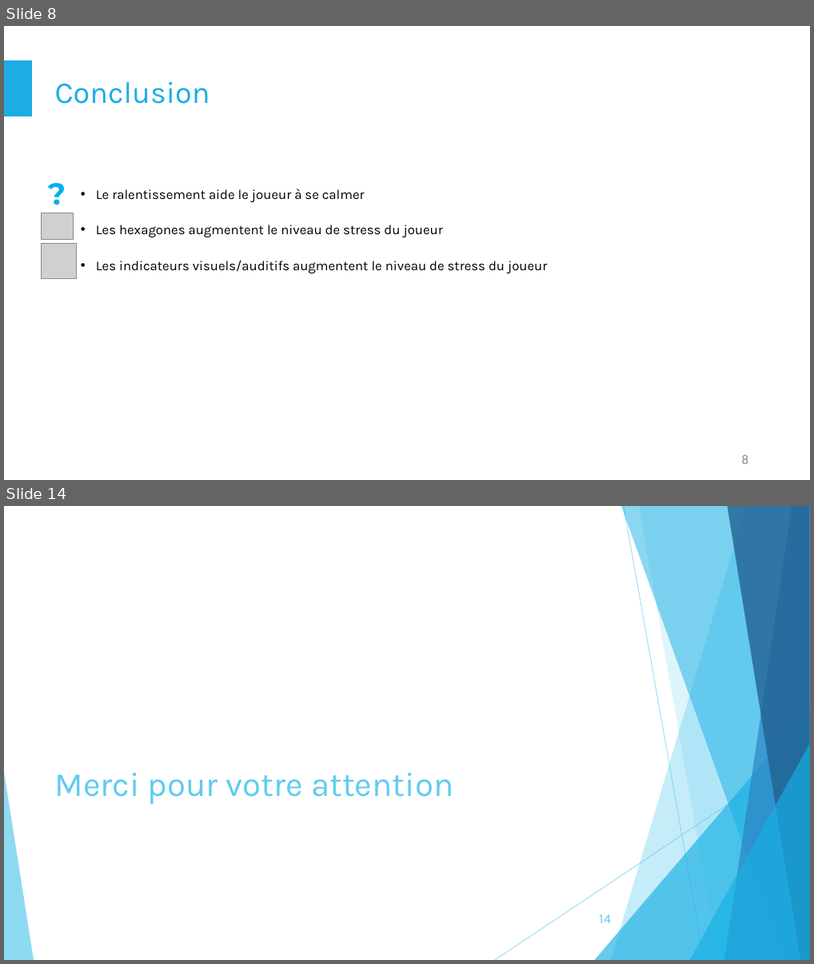
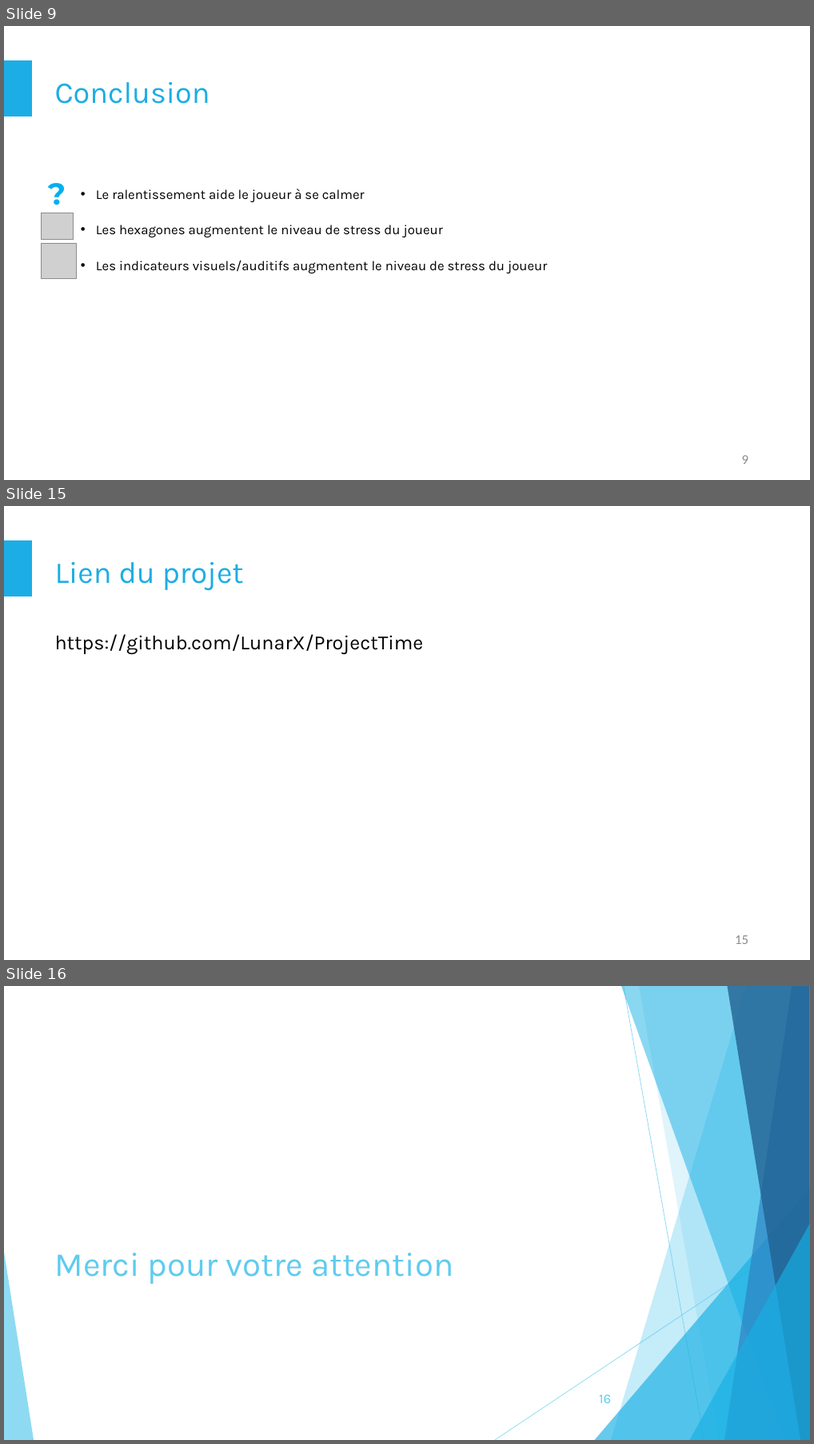
Before and after one commit to LunarX/ProjectTime, a slide deck: Documents/QuentinRivollat&GibranChevalley_Analyse_resultats.pptx. Shown one above the other, each under a label of ours: slides 8 and 14 before the commit, slides 9, 15 and 16 after it; the slides between them are not shown. The pictures are 814x964 and 814x1444 pixels, drawn with LibreOffice and Linux fonts; fonts in the diff are those of the drawing; grey boxes stand for pictures. Boxes give left, top, right and bottom in pixels: in the first picture for what was removed or moved away, otherwise in the second. Text is boxed around its words. In the diff, an @@ line names an element or a change of style, - is before the commit and + after.

```diff
--- a/Documents/QuentinRivollat&GibranChevalley_Analyse_resultats.pptx
+++ b/Documents/QuentinRivollat&GibranChevalley_Analyse_resultats.pptx
@@ slide 15 added at (4,506,810,960), background #FFFFFF; not listed: 1 template element that a slide beside it also shows @@
@@ title added at (55,562,244,590), 36 pt, text #1CADE4 @@
+Lien du projet
@@ text added at (55,634,424,654), 24 pt, text #000000 @@
+https://github.com/LunarX/ProjectTime
@@ page number added at (735,935,749,944), 16 pt, text #8C8C8C @@
+15
@@ what was slide 8 is now slide 9 @@
@@ page number at (742,455,749,464): text changed @@
-8
+9
@@ what was slide 14 is now slide 16 @@
@@ page number at (599,1394,611,1403): text changed @@
-14
+16
```
Also in this commit, not shown: 1 slide changed, 1 other slide added.
